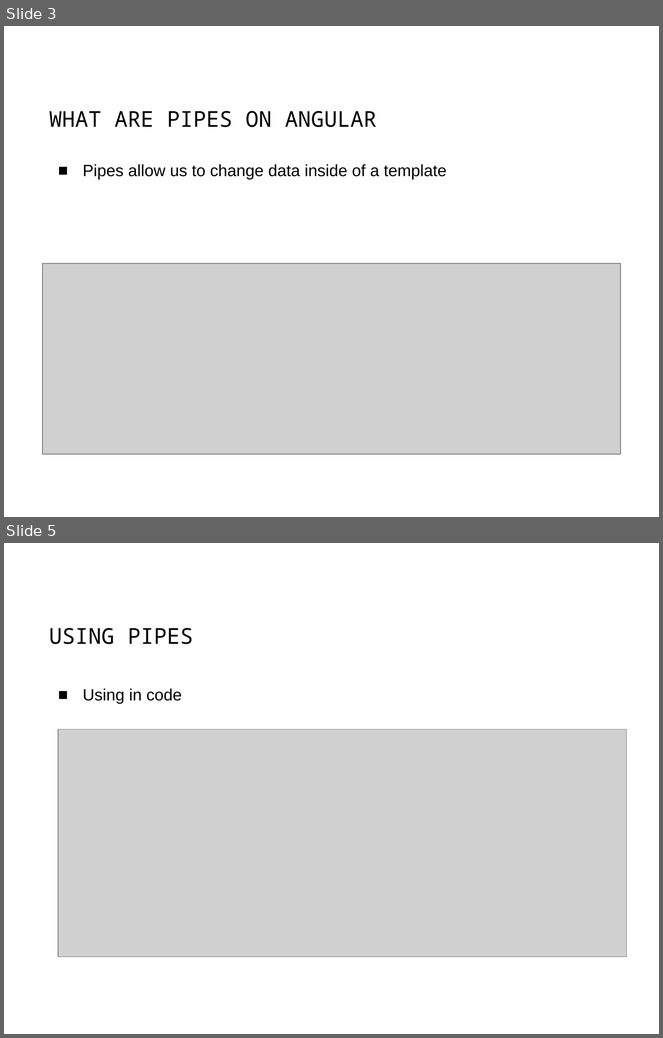
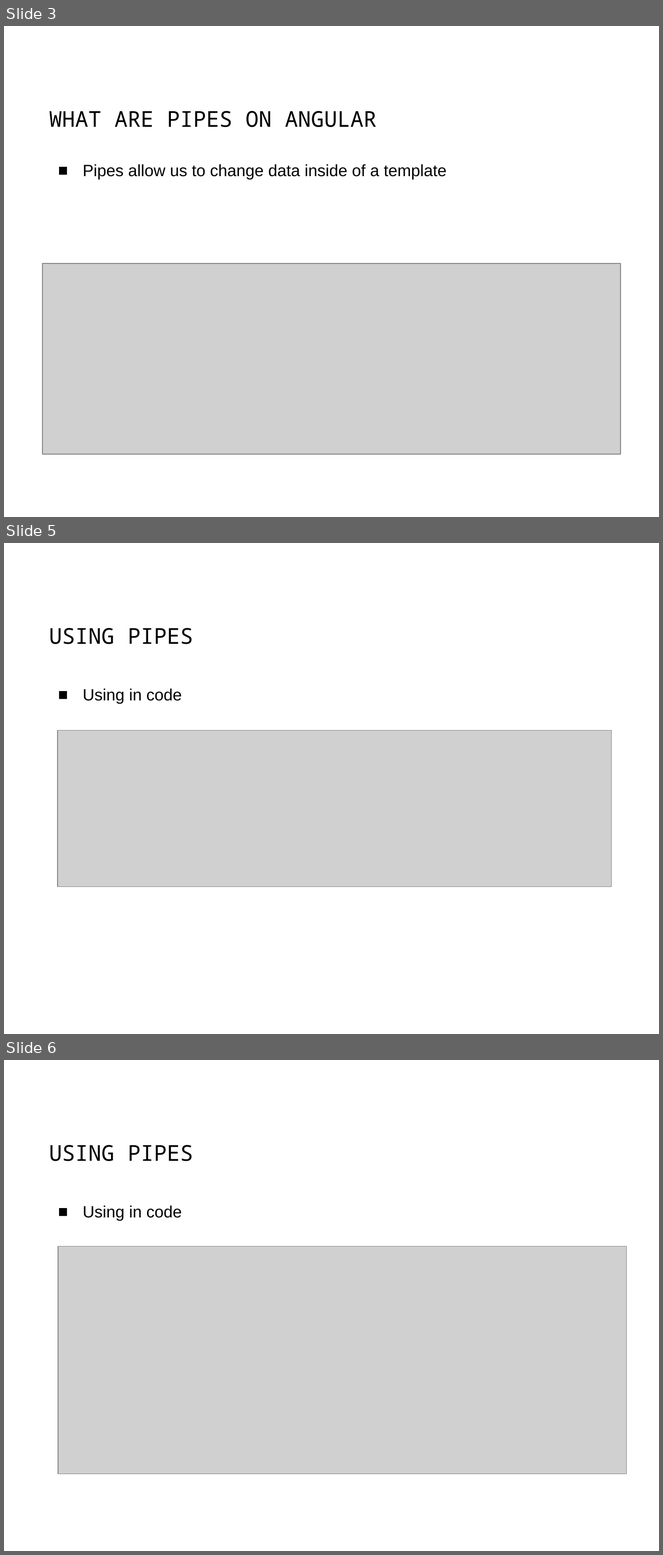
Before and after one commit to maltez/Angular, a slide deck: Presentations/05_Pipes_Directives.pptx. Shown one above the other, each under a label of ours: slides 3 and 5 before the commit, slides 3, 5 and 6 after it; the slides between them are not shown. The pictures are 663x1038 and 663x1555 pixels, drawn with LibreOffice and Linux fonts; fonts in the diff are those of the drawing; grey boxes stand for pictures. Boxes give left, top, right and bottom in pixels: in the first picture for what was removed or moved away, otherwise in the second. Text is boxed around its words. In the diff, an @@ line names an element or a change of style, - is before the commit and + after.

Commit message:
Add pipes presentation

```diff
--- a/Presentations/05_Pipes_Directives.pptx
+++ b/Presentations/05_Pipes_Directives.pptx
@@ slide 5 added at <box>4,543,659,1034</box>, background #FFFFFF @@
@@ text added at <box>49,628,193,644</box>, 24 pt, text #000000 @@
+USING PIPES
@@ text added at <box>83,689,182,704</box>, 18 pt, text #000000 @@
+■ Using in code
@@ picture added at <box>58,730,612,887</box> @@
@@ what was slide 5 is now slide 6 @@
```
Also in this commit, not shown: 9 slides changed.
